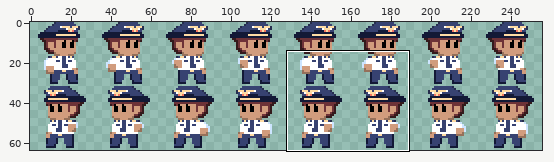
Two versions of one sprite sheet, bin/player/attack.png. Above: a wide view before the commit, with the close-up outlined.
Close-up. Before the edit:
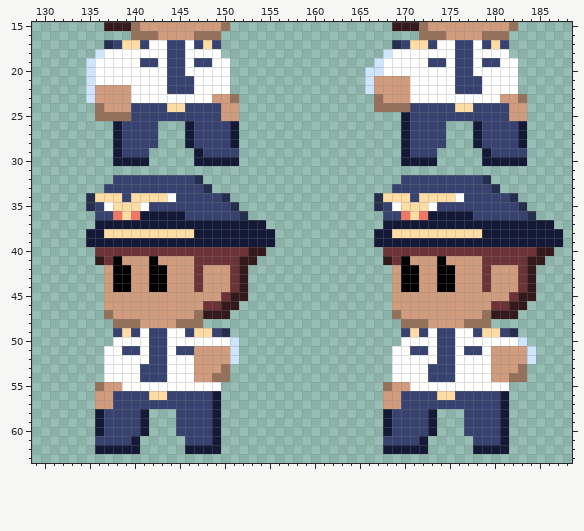
The file is 256x64 pixels. Shown: x 129..188, y 15..63. The commit also changed other parts of the picture, which this record leaves out.
After:
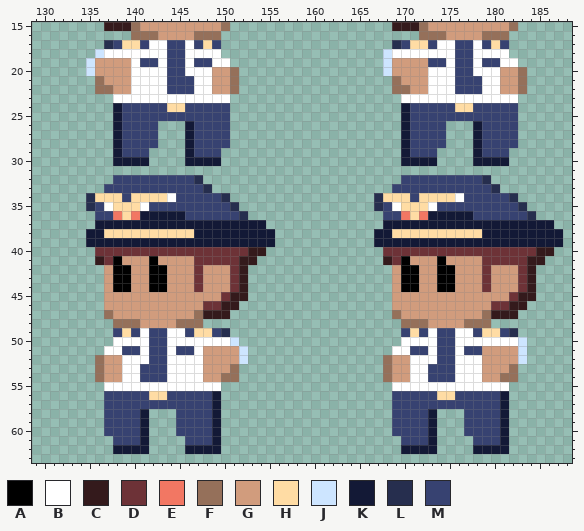
Palette (. is transparent): A #000000  B #ffffff  C #341a1c  D #6d3237  E #f27763  F #95705a  G #d19c7d  H #ffdca4  J #cde5ff  K #131936  L #262e4e  M #374271
Change:
@@ x 129..188 @@
 18 .......JBBBBBBBMMBBBB..................JBBBBBBBMMBBBB.......
-19 ......JBBBBBMMBMMBMMBB................JBBBBBMMBMMBMMBB......
-20 ......JBBBBBBBBMMBBBBB...............JJBBBBBBBBMMBBBBB......
-21 ......JBBBBBBBBMMMBBBB...............JGGGGBBBBBMMMBBBB......
-22 ......JGGGGBBBBMMMBBBB...............JGGGGBBBBBMMMBBBB......
-23 ......JGGGGBBBBBBBBBGGF...............FGGGBBBBBBBBBBGGF.....
-24 .......FGGGMMMMHHMMMMGG...............FFFFMMMMMHHMMMMGG.....
-25 .......FFFFMMMMMMMMMMGG..................KMMMMMMMMMMMGG.....
-26 .........KMMMM...KMMMMK..................KMMMM...KMMMMK.....
-27 .........KMMMM...KMMMMK..................KMMMM...KMMMMK.....
-28 .........KMMMM...KMMMMK..................KMMMM...KMMMMK.....
-29 .........KMMM.....KMMMM..................KMMM.....KMMMM.....
-30 .........KKKK.....KKKKK..................KKKK.....KKKKK.....
+19 ......JGGGGBMMBMMBMMBB.................JGGGGMMBMMBMMBB......
+20 ......JGGGGBBBBMMBBBGGF................JGGGGBBBMMBBBGGF.....
+21 .......FGGGBBBBMMMBBGGF.................FGGGBBBMMMBBGGF.....
+22 .......FFGGBBBBMMMBBGGF.................FFGGBBBMMMBBGGF.....
+23 .........BBBBBBBBBBBBB...................BBBBBBBBBBBBB......
+24 .........KMMMMMHHMMMMM...................KMMMMMHHMMMMM......
+25 .........KMMMMMMMMMMMM...................KMMMMMMMMMMMM......
+26 .........KMMMM...KMMMM...................KMMMM...KMMMM......
+27 .........KMMMM...KMMMM...................KMMMM...KMMMM......
+28 .........KMMMM...KMMMM...................KMMMM...KMMMM......
+29 .........KMMM....KMMM....................KMMM....KMMM.......
+30 .........KKKK....KKKK....................KKKK....KKKK.......
 31 ............................................................
@@ x 129..188 @@
 50 .........BBBBMMBBBBBBBJ..................BBBBMMBBBBBBBJ.....
-51 ........BBMMBMMBMMGGGGJ.................BBMMBMMBMMBGGGGJ....
-52 ........BBBBBMMBBBGGGGJ.................BBBBBMMBBBBGGGGJ....
-53 ........BBBBMMMBBBGGGF..................BBBBMMMBBBBGGGF.....
-54 ........BBBBMMMBBBGGFF..................BBBBMMMBBBBGGFF.....
-55 .......FGGBBBBBBBBBBB..................FGGBBBBBBBBBBB.......
-56 .......GGMMMMHHMMMMMK..................GGMMMMHHMMMMMK.......
-57 .......GGMMMMMMMMMMMK..................GGMMMMMMMMMMMK.......
-58 .......KMMMMK...MMMMK..................KMMMMK...MMMMK.......
-59 .......KMMMMK...MMMMK..................KMMMMK...MMMMK.......
-60 .......KMMMMK...MMMMK..................KMMMMK...MMMMK.......
-61 .......MMMMK.....MMMK..................MMMMK.....MMMK.......
-62 .......KKKKK.....KKKK..................KKKKK.....KKKK.......
+51 ........BBMMBMMBMMBGGGGJ................BBMMBMMBMMGGGGJ.....
+52 .......FGGBBBMMBBBBGGGGJ...............FGGBBBMMBBBGGGGJ.....
+53 .......FGGBBMMMBBBBGGGF................FGGBBMMMBBBGGGF......
+54 .......FGGBBMMMBBBBGGFF................FGGBBMMMBBBGGFF......
+55 ........BBBBBBBBBBBBB...................BBBBBBBBBBBBB.......
+56 ........MMMMMHHMMMMMK...................MMMMMHHMMMMMK.......
+57 ........MMMMMMMMMMMMK...................MMMMMMMMMMMMK.......
+58 ........MMMMK...MMMMK...................MMMMK...MMMMK.......
+59 ........MMMMK...MMMMK...................MMMMK...MMMMK.......
+60 ........MMMMK...MMMMK...................MMMMK...MMMMK.......
+61 .........MMMK....MMMK....................MMMK....MMMK.......
+62 .........KKKK....KKKK....................KKKK....KKKK.......
 63 ............................................................
Where, in picture pixels (left, top, right, bottom), the same in both close-ups:
changed: (86, 58, 131, 121)
changed: (365, 58, 428, 112)
changed: (185, 67, 239, 166)
changed: (473, 67, 527, 166)
changed: (194, 346, 248, 382)
changed: (482, 346, 536, 382)
changed: (95, 355, 149, 454)
changed: (383, 355, 437, 454)
